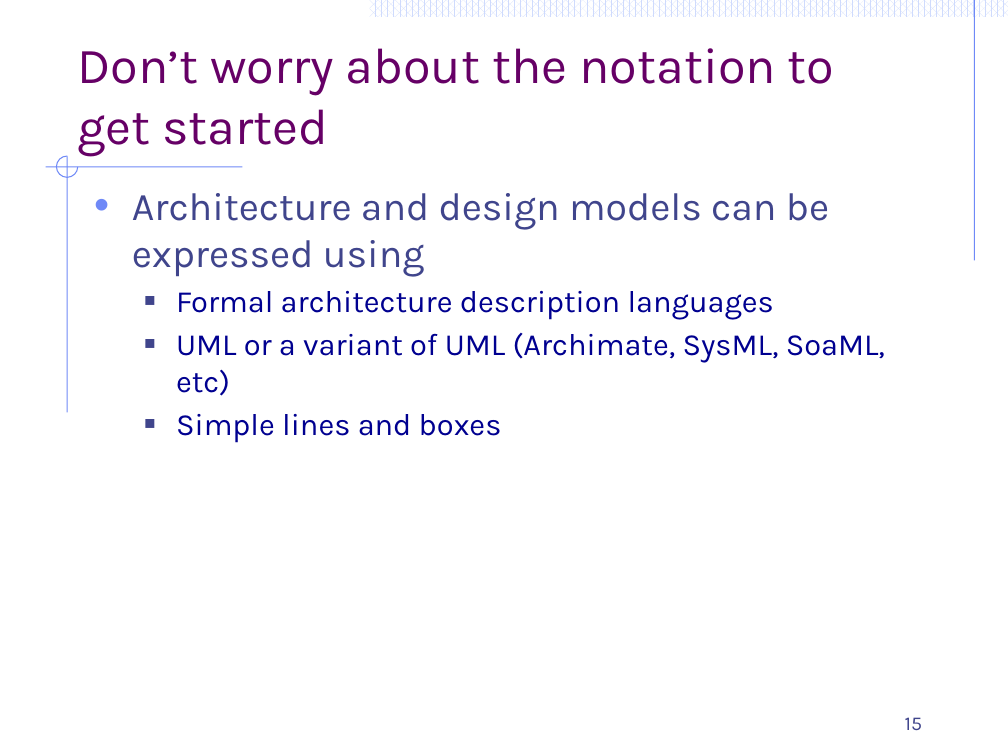
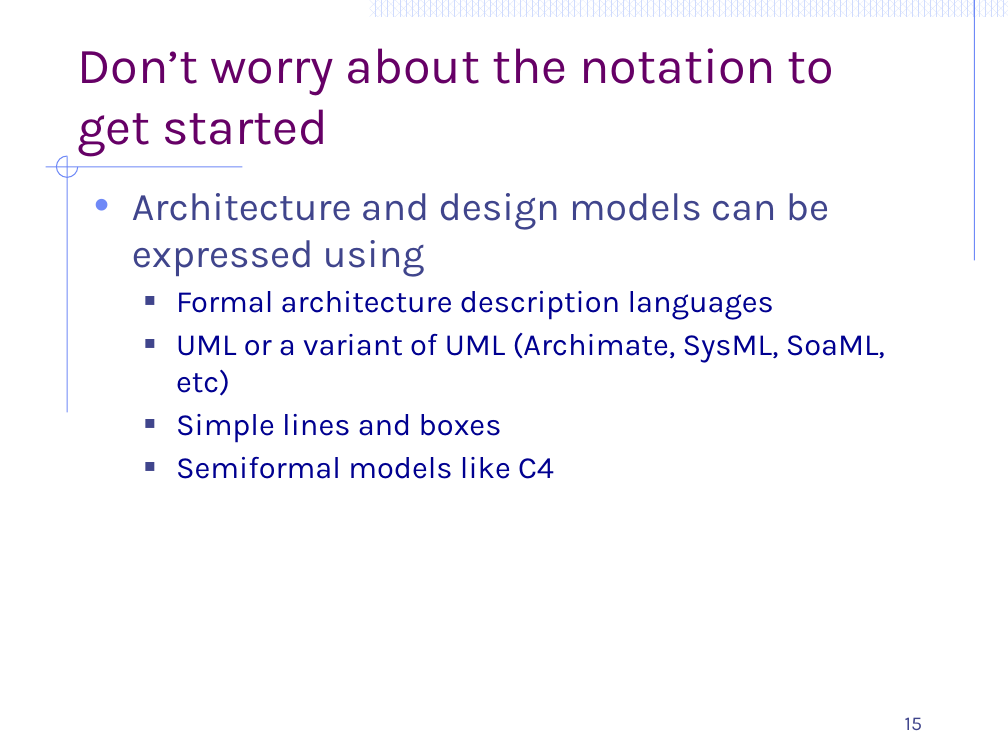
Before and after one commit to ArchitectingSoftware/CS575-SoftwareDesign, a slide deck: slide 15 of Lectures/M3a-MoreOnModeling.pptx. Drawn at 1008x756 pixels with LibreOffice and Linux fonts; fonts in the diff are those of the drawing. Boxes give left, top, right and bottom in pixels: in the first picture for what was removed or moved away, otherwise in the second. Text is boxed around its words. In the diff, an @@ line names an element or a change of style, - is before the commit and + after.

```diff
--- a/Lectures/M3a-MoreOnModeling.pptx
+++ b/Lectures/M3a-MoreOnModeling.pptx
@@ text at bbox=[176, 456, 554, 479]: paragraph added @@
+  ■ Semiformal models like C4
```
Also in this commit, not shown: 1 other slide changed, 1 slide added, 1 other file.
